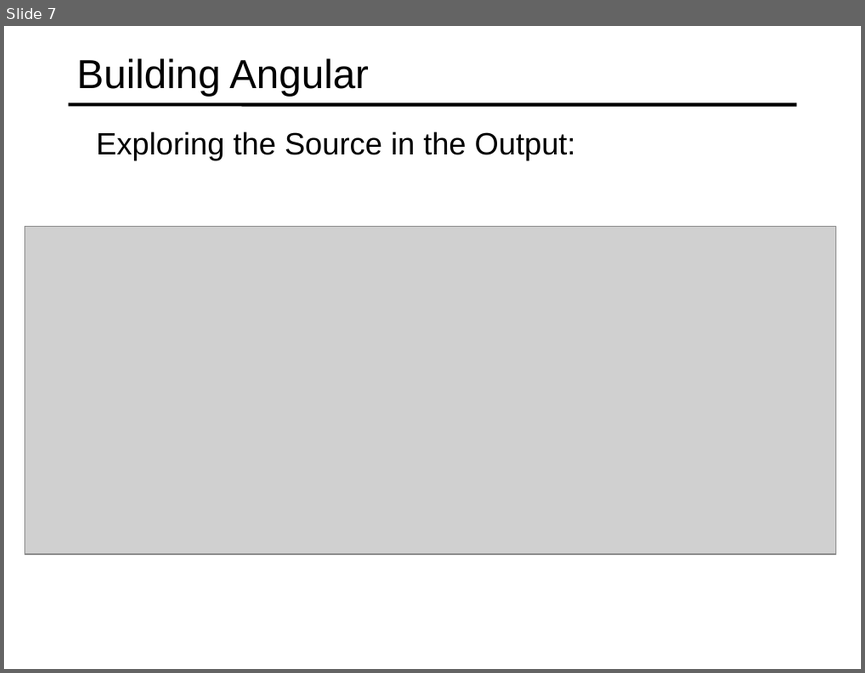
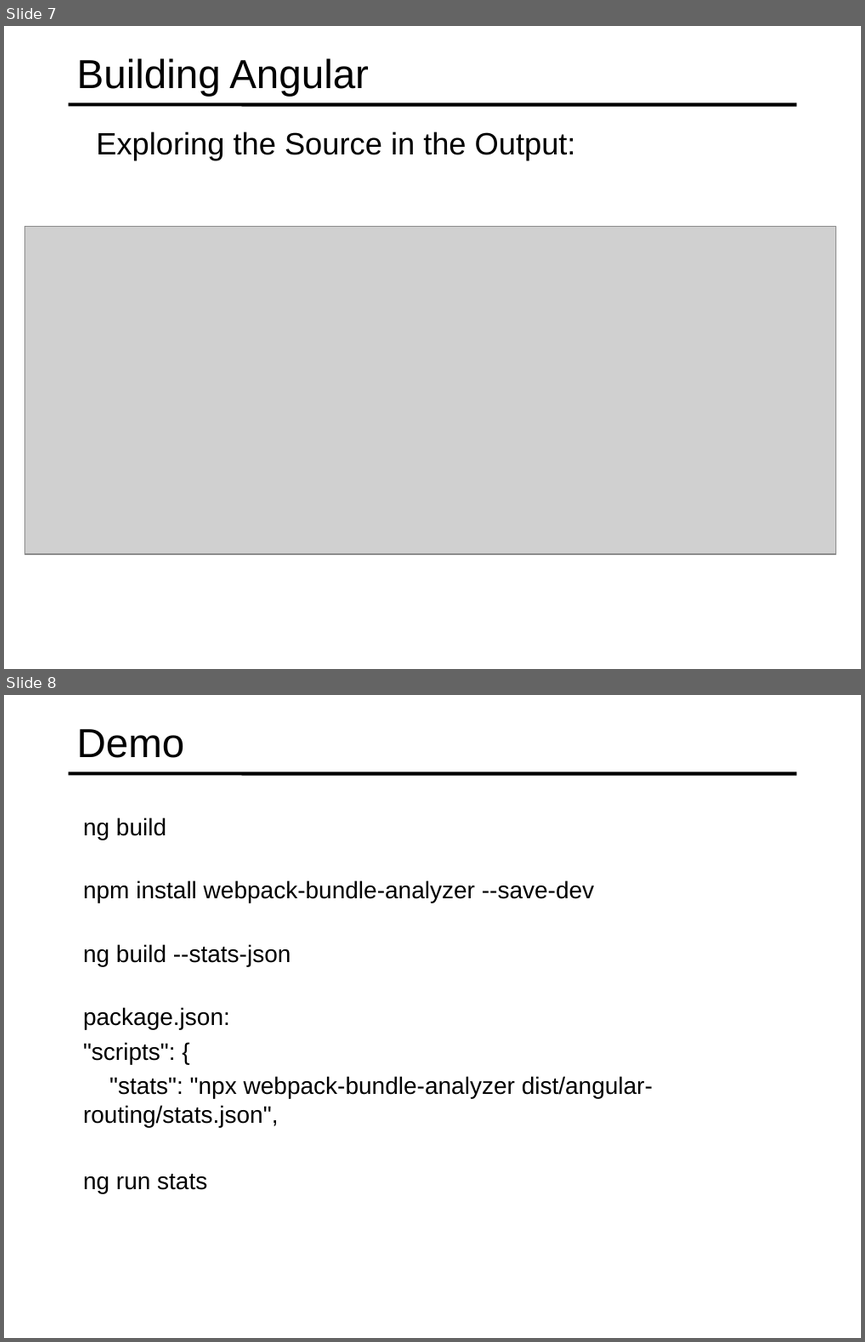
Before and after one commit to specter01wj/Jago_Link_Training, a slide deck: Angular/Angular7/Angular CLI/6.Building and Serving/L6_Building and Serving.ppt. Shown one above the other, each under a label of ours: slide 7 before the commit, slides 7 and 8 after it. The pictures are 865x673 and 865x1342 pixels, drawn with LibreOffice and Linux fonts; fonts in the diff are those of the drawing; grey boxes stand for pictures. Boxes give left, top, right and bottom in pixels: in the first picture for what was removed or moved away, otherwise in the second. Text is boxed around its words. In the diff, an @@ line names an element or a change of style, - is before the commit and + after.

Commit message:
09/05/2019 v1

```diff
--- a/Angular/Angular7/Angular CLI/6.Building and Serving/L6_Building and Serving.ppt
+++ b/Angular/Angular7/Angular CLI/6.Building and Serving/L6_Building and Serving.ppt
@@ slide 8 added at (4, 695, 861, 1338), background #FFFFFF; not listed: 1 template element that a slide beside it also shows @@
@@ title added at (77, 729, 185, 758), 34 pt, text #000000 @@
+Demo
@@ text added at (83, 817, 166, 839), 20 pt, text #000000 @@
+  ng build
@@ text added at (83, 880, 594, 902), 20 pt, text #000000 @@
+  npm install webpack-bundle-analyzer --save-dev
@@ text added at (83, 944, 291, 966), 20 pt, text #000000 @@
+  ng build --stats-json
@@ text added at (83, 1007, 653, 1127), 20 pt, text #000000 @@
+  package.json:
+  "scripts": {
+  "stats": "npx webpack-bundle-analyzer dist/angular-routing/stats.json",
@@ text added at (83, 1174, 207, 1193), 20 pt, text #000000 @@
+  ng run stats
```
Also in this commit, not shown: 1 slide removed.
